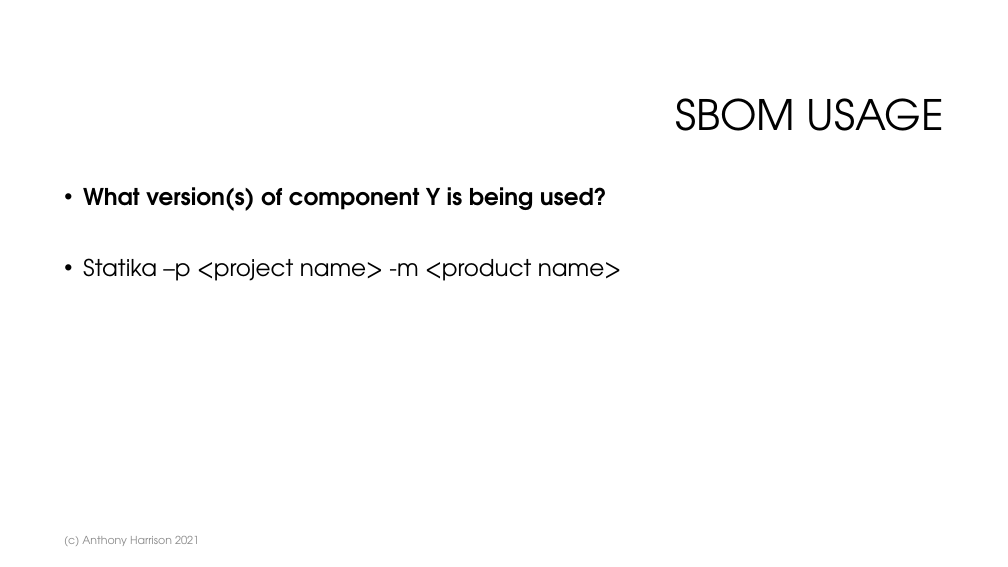
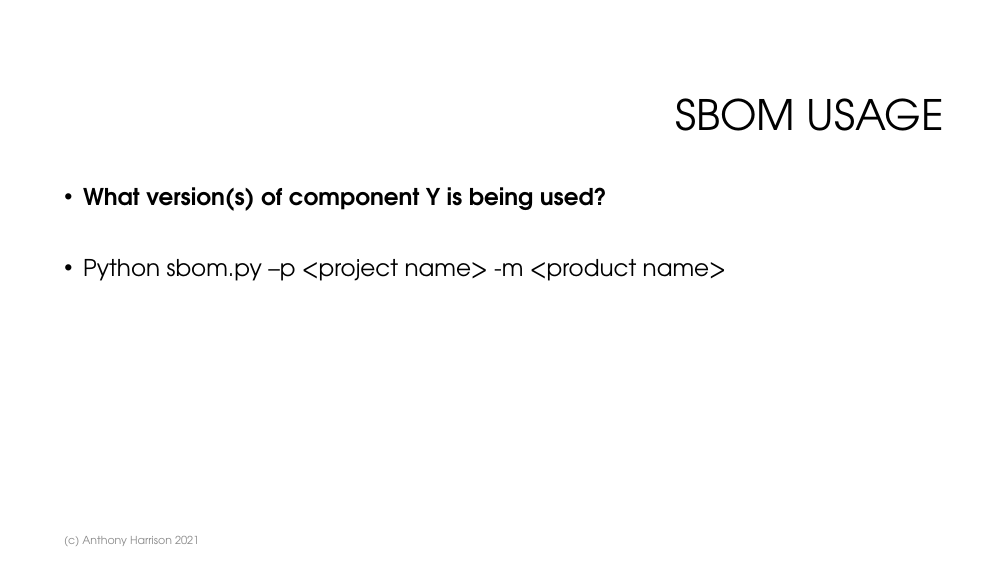
Before and after one commit to anthonyharrison/sbom-manager, a slide deck: slide 18 of doc/Managing SBOMs.pptx. Drawn at 1008x567 pixels with LibreOffice and Linux fonts; fonts in the diff are those of the drawing; background and template pictures are left out. Boxes give left, top, right and bottom in pixels: in the first picture for what was removed or moved away, otherwise in the second. Text is boxed around its words. In the diff, an @@ line names an element or a change of style, - is before the commit and + after.

```diff
--- a/doc/Managing SBOMs.pptx
+++ b/doc/Managing SBOMs.pptx
@@ text at bbox=[83, 259, 726, 281]: text changed @@
-• Statika –p <project name> -m <product name>
+• Python sbom.py –p <project name> -m <product name>
```
Also in this commit, not shown: 6 other slides changed, 4 other files.
